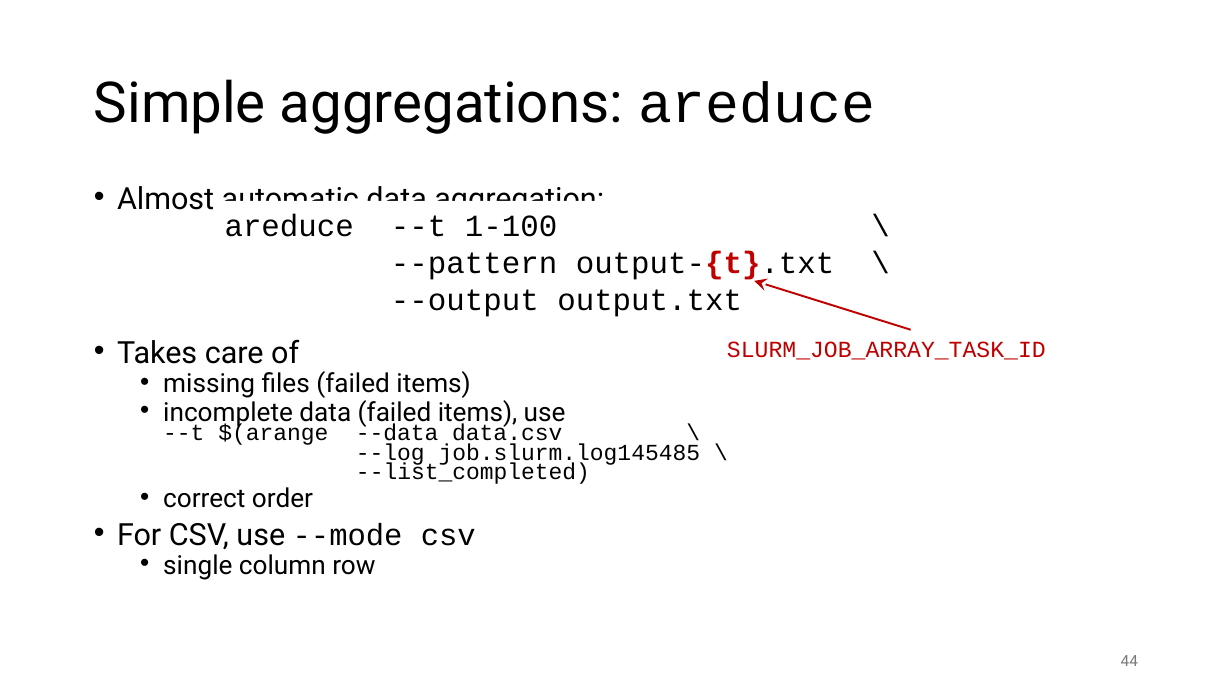
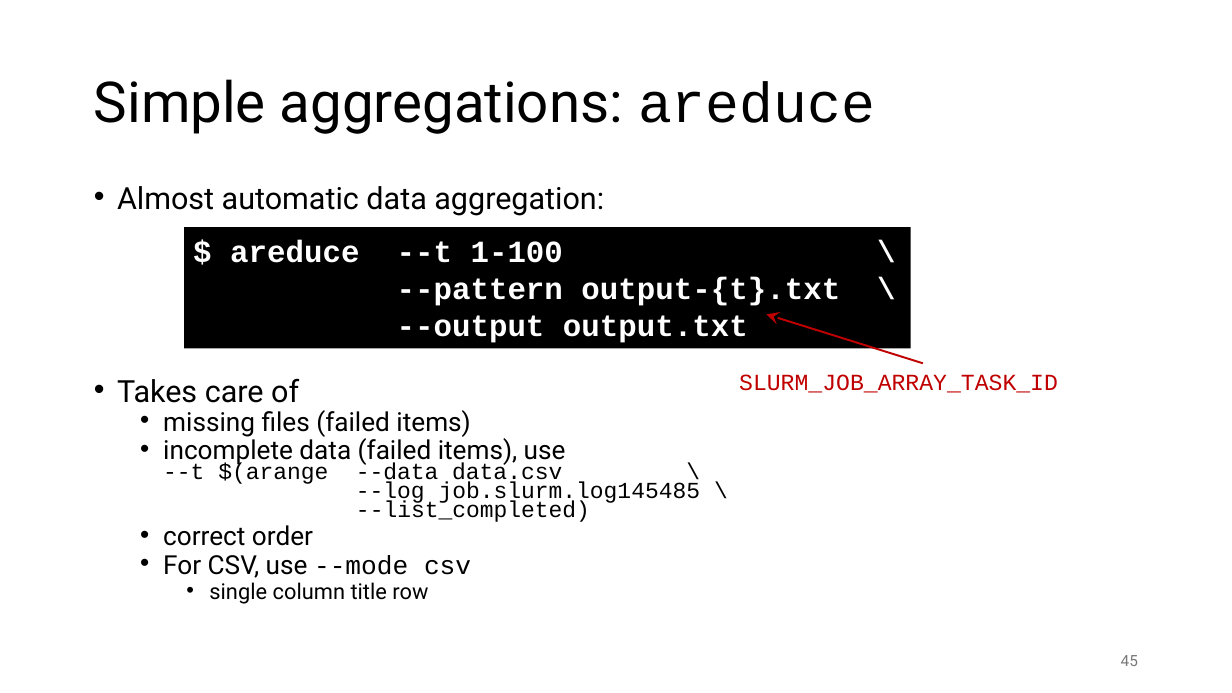
Before and after one commit to gjbex/Workflows-for-HPC, a slide deck: slide 45 of workflow_for_HPC.pptx (slide 44 before the commit). Drawn at 1232x693 pixels with LibreOffice and Linux fonts; fonts in the diff are those of the drawing. Boxes give left, top, right and bottom in pixels: in the first picture for what was removed or moved away, otherwise in the second. Text is boxed around its words. In the diff, an @@ line names an element or a change of style, - is before the commit and + after.

Commit message:
Improve formatting of atools lides

```diff
--- a/workflow_for_HPC.pptx
+++ b/workflow_for_HPC.pptx
@@ rectangle "$ areduce --t 1-100 \": place and size @@
-rectangle "$ areduce --t 1-100 \" at [225,214,835,317]
+rectangle "$ areduce --t 1-100 \" at [184,227,910,348]
@@ rectangle "$ areduce --t 1-100 \" at [184,227,910,348]: fill none to #000000 @@
@@ text in rectangle at [230,240,563,263]: text changed; text colour #000000 to #FFFFFF; bold on @@
-areduce --t 1-100 \
+$ areduce --t 1-100 \
@@ text in rectangle at [397,277,840,343]: text colour #000000 to #FFFFFF, bold on in "--pattern output-{t}.txt \", "--output output.txt"; text colour #C00000 to #FFFFFF in "output-{t}.txt" @@
@@ arrow moved from (911, 330) - (754, 281) to (923, 363) - (766, 314) @@
@@ text "SLURM_JOB_ARRAY_TASK_ID": place and size @@
-text "SLURM_JOB_ARRAY_TASK_ID" at [727,341,1046,360]
+text "SLURM_JOB_ARRAY_TASK_ID" at [739,374,1058,393]
@@ text at [163,555,471,578]: size 23.8 to 20.4 pt in "For CSV, use --mode csv"; list level 1 to 2 in "For CSV, use --mode csv" @@
@@ text at [209,582,428,604]: text changed; size 20.4 to 17 pt @@
-  • single column row
+    • single column title row
@@ page number at [1121,655,1138,666]: text changed @@
-44
+45
```
Also in this commit, not shown: 6 other slides changed, 1 slide added.
